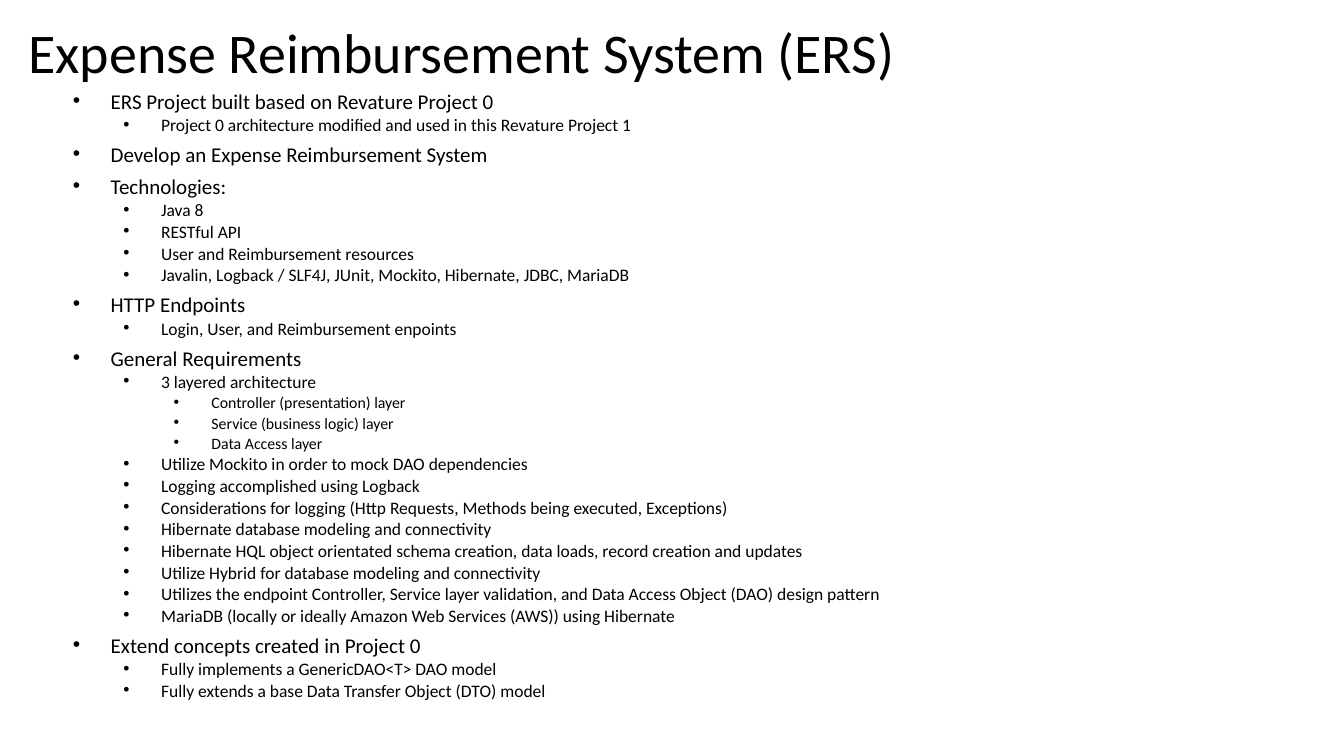
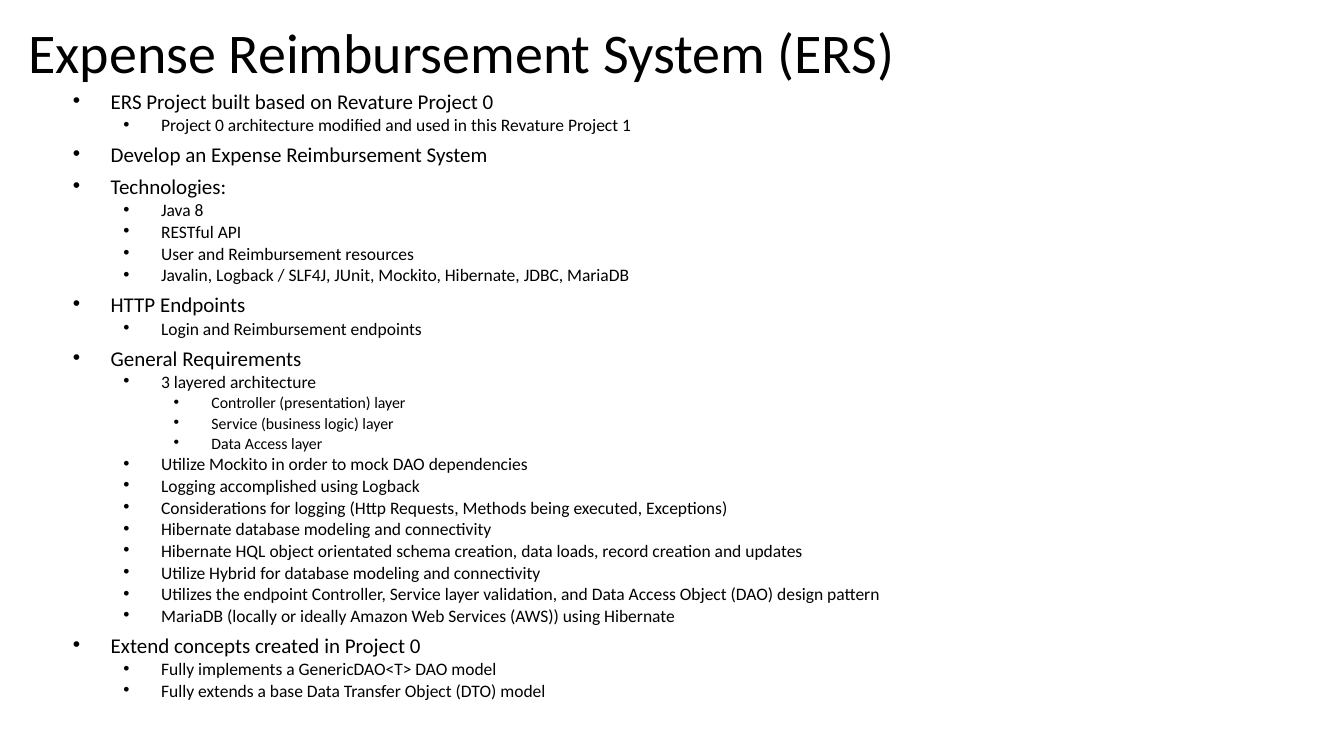
Before and after one commit to tlw8253/Expense-Reimbursement-System, a slide deck: slide 1 of docs/ERS.pptx. Drawn at 1344x756 pixels with LibreOffice and Linux fonts; fonts in the diff are those of the drawing. Boxes give left, top, right and bottom in pixels: in the first picture for what was removed or moved away, otherwise in the second. Text is boxed around its words. In the diff, an @@ line names an element or a change of style, - is before the commit and + after.

```diff
--- a/docs/ERS.pptx
+++ b/docs/ERS.pptx
@@ subtitle at box(161, 323, 422, 338): text changed @@
-  • Login, User, and Reimbursement enpoints
+  • Login and Reimbursement endpoints
```
Also in this commit, not shown: 3 other slides changed, 12 other files.
